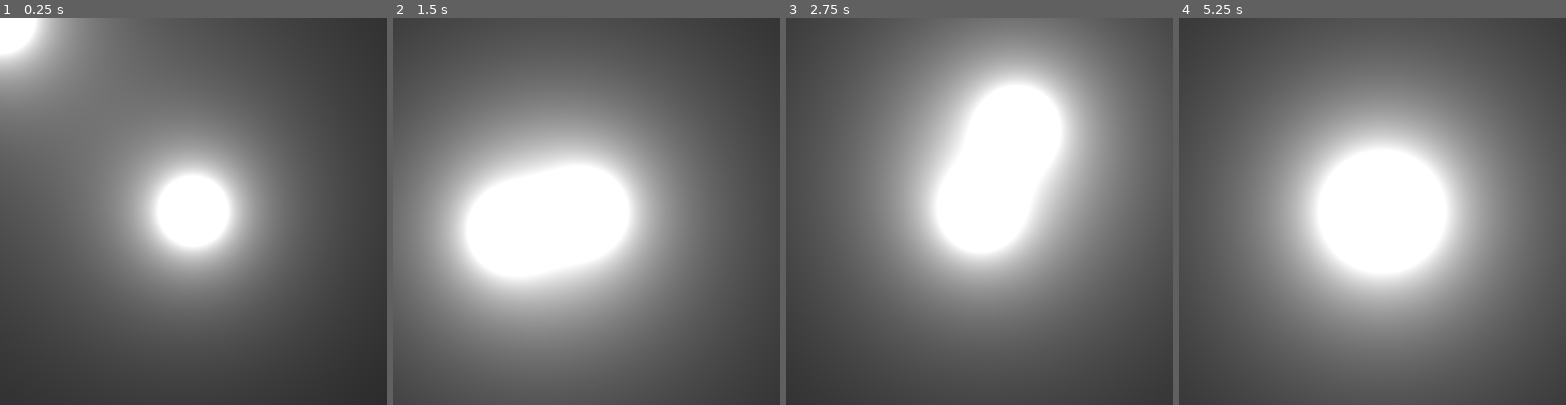
Above: before the commit, frames 1-4 (left to right).
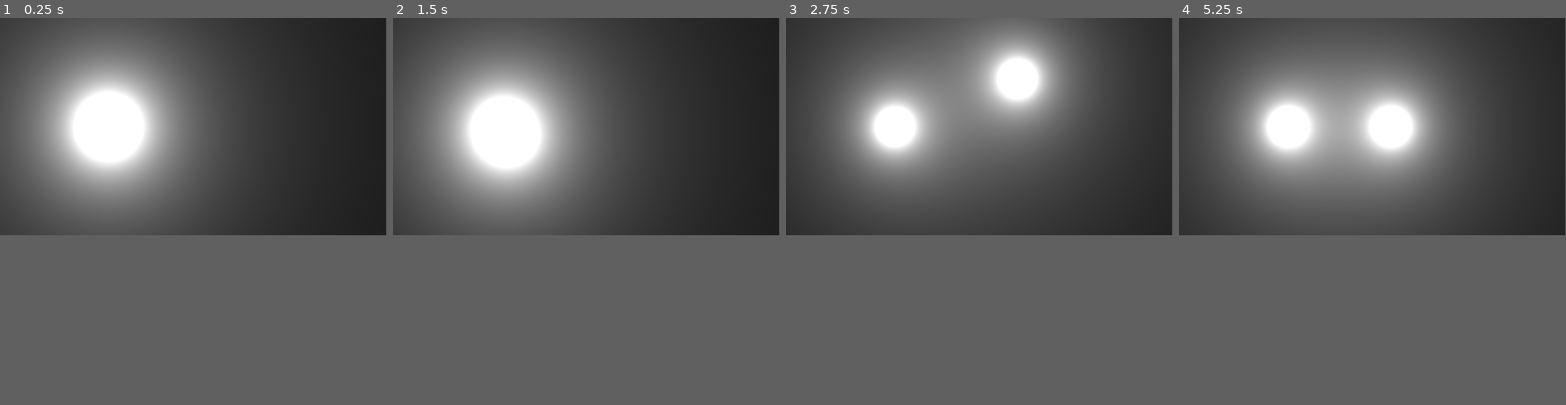
Above: after the commit, the same moments.

Repository: BrunoLisanti/metaballs-in-godot
Game: Godot game, scene res://main.tscn
The game is run twice, just before and just after one commit, with the same random seed, the same clock (stepped at 60 frames per second) and the same inputs.
Inputs (mouse positions are in pixels of both pictures, inside the frame that each line leads up to):
- Up to frame 1 (0.25 s): no input
- Up to frame 2 (1.5 s): tap Enter at 0.5 s; move the mouse to (671, 192) at 0.52 s; tap Space at 1.25 s; move the mouse to (509, 230) at 1.27 s
- Up to frame 3 (2.75 s): tap Enter at 2 s; move the mouse to (1018, 126) at 2.02 s
- Up to frame 4 (5.25 s): tap Space at 2.75, 4.25 s; move the mouse to (1353, 288) at 2.77 s; tap Enter at 3.5 s; move the mouse to (1488, 269) at 3.52 s; move the mouse to (1256, 153) at 4.27 s; move the mouse to (1391, 211) at 5.02 s
In our replay, the window is 800x800 before the commit and 799x449 after it. These sizes can differ from the game's own. Grey fills any space a smaller window leaves; there, only what the larger window draws over its background counts as a difference.

The runs differ from the first frame. In frame 1, 51% of the frame differs, in the area x 0-100%, y 0-83%; in frame 2, 81%, in the area x 0-100%, y 0-100%; in frame 3, 54%; in frame 4, 75%.

Commit message:
Ajustes para web y resolucion

Diff:
--- a/main.gd
+++ b/main.gd
@@ -1,9 +1,17 @@
 extends Node2D
 
-@onready var canvas: ColorRect = $Canvas
+@onready var canvas: ColorRect = $Control/Canvas
+
+
+
+func _process(delta):
+	var scr_size = get_viewport_rect().size;
+	canvas.material.set_shader_parameter("aspect_ratio", scr_size.x / scr_size.y);
 
 func _input(event):
 	if event is InputEventMouseMotion:
 		var local_mouse_pos = canvas.get_global_mouse_position();
 		var uv_pos = local_mouse_pos / canvas.size
+		var scr_size = get_viewport_rect().size;
+		uv_pos.x = uv_pos.x * (scr_size.x / scr_size.y)
 		canvas.material.set_shader_parameter("mouse_pos", uv_pos);
--- a/main.gdshader
+++ b/main.gdshader
@@ -1,17 +1,20 @@
 shader_type canvas_item;
 const float blob_radius = 8.0 / 100.0;
 uniform vec2 mouse_pos = vec2(0.5, 0.5);
+uniform vec2 center_pos = vec2(0.5, 0.5);
+uniform float aspect_ratio = 1.0;
 
 void vertex() {
 
 }
 
 void fragment() {
+	vec2 uv = vec2(UV.x * aspect_ratio, UV.y);
 	//Calcular distancia entre UV (pixel actual) y posicion de mouse
-	float dist = distance(UV, mouse_pos);
+	float dist = distance(uv, mouse_pos);
 	//Asignar la intensidad de blanco segun distancia
 	COLOR = vec4(vec3(blob_radius / dist), 1);
 	//Mismo procedimiento con el centro de la ventana
-	dist = distance(UV, vec2(0.5, 0.5));
+	dist = distance(uv, vec2(0.5, 0.5));
 	COLOR += vec4(vec3(blob_radius / dist), 1);
 }
--- a/main.tscn
+++ b/main.tscn
@@ -5,13 +5,25 @@
 
 [sub_resource type="ShaderMaterial" id="ShaderMaterial_0xm2m"]
 shader = ExtResource("1_ig7tw")
-shader_parameter/mouse_pos = Vector2(0, 0)
+shader_parameter/mouse_pos = Vector2(0.5, 0.5)
+shader_parameter/center_pos = Vector2(0.5, 0.5)
+shader_parameter/aspect_ratio = 1.0
 
 [node name="Main" type="Node2D" unique_id=2143136773]
 script = ExtResource("1_0xm2m")
 
-[node name="Canvas" type="ColorRect" parent="." unique_id=1708943700]
+[node name="Control" type="Control" parent="." unique_id=940335950]
+layout_mode = 3
+anchors_preset = 0
+offset_right = 1918.0
+offset_bottom = 1083.0
+
+[node name="Canvas" type="ColorRect" parent="Control" unique_id=1708943700]
 material = SubResource("ShaderMaterial_0xm2m")
+layout_mode = 1
+anchors_preset = -1
+anchor_right = 0.58289886
+anchor_bottom = 0.26131117
 offset_right = 800.0
 offset_bottom = 800.0
 metadata/_edit_use_anchors_ = true
--- a/project.godot
+++ b/project.godot
@@ -17,8 +17,9 @@
 
 [display]
 
-window/size/viewport_width=800
-window/size/viewport_height=800
+window/size/viewport_width=1920
+window/size/viewport_height=1080
+window/size/initial_position_type=4
 
 [physics]
 
@@ -27,3 +28,5 @@
 [rendering]
 
 rendering_device/driver.windows="d3d12"
+renderer/rendering_method="gl_compatibility"
+renderer/rendering_method.mobile="gl_compatibility"
Binary file added: Metaballs.apple-touch-icon.png
Not shown, added: Metaballs.apple-touch-icon.png.import
Binary file added: Metaballs.icon.png
Not shown, added: Metaballs.icon.png.import
Binary file added: Metaballs.png
Not shown, added: Metaballs.png.import
Not shown, added: Metaballs.audio.position.worklet.js
Not shown, added: Metaballs.audio.worklet.js
Not shown, added: Metaballs.html
Not shown, added: Metaballs.js
Not shown, added: Metaballs.pck
Not shown, added: Metaballs.wasm
